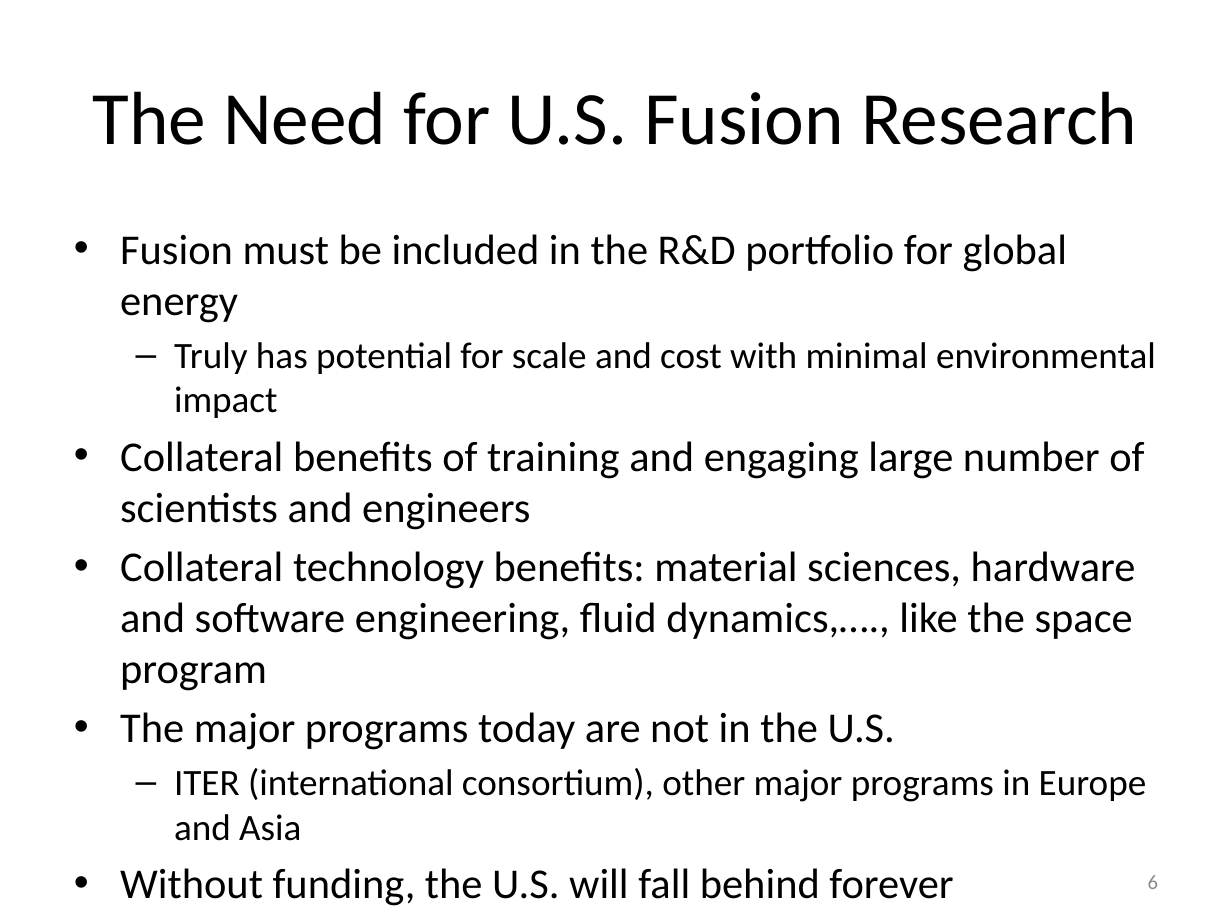
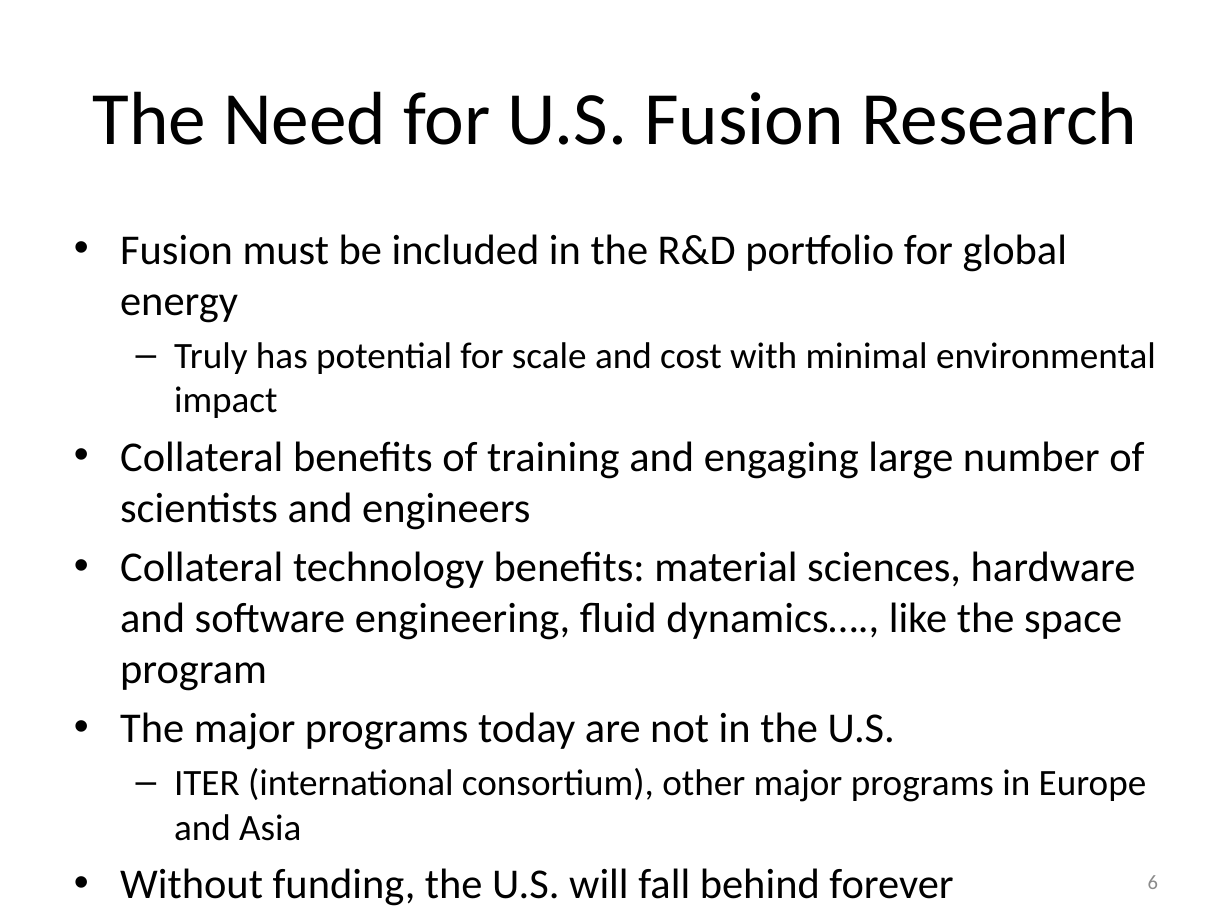
Before and after one commit to StellarEnergyFoundation/Presentations, a slide deck: slide 6 of stellar_shortresaved042118.pptx. Drawn at 1232x924 pixels with LibreOffice and Linux fonts; fonts in the diff are those of the drawing. Boxes give left, top, right and bottom in pixels: in the first picture for what was removed or moved away, otherwise in the second. Text is boxed around its words. In the diff, an @@ line names an element or a change of style, - is before the commit and + after.

Commit message:
Add files via upload
Corrected some typos which Karen spotted.

```diff
--- a/stellar_shortresaved042118.pptx
+++ b/stellar_shortresaved042118.pptx
@@ text at [120,551,1136,691]: text changed @@
-• Collateral technology benefits: material sciences, hardware and software engineering, fluid dynamics,…., like the space program
+• Collateral technology benefits: material sciences, hardware and software engineering, fluid dynamics…., like the space program
```
Also in this commit, not shown: 4 other slides changed.
